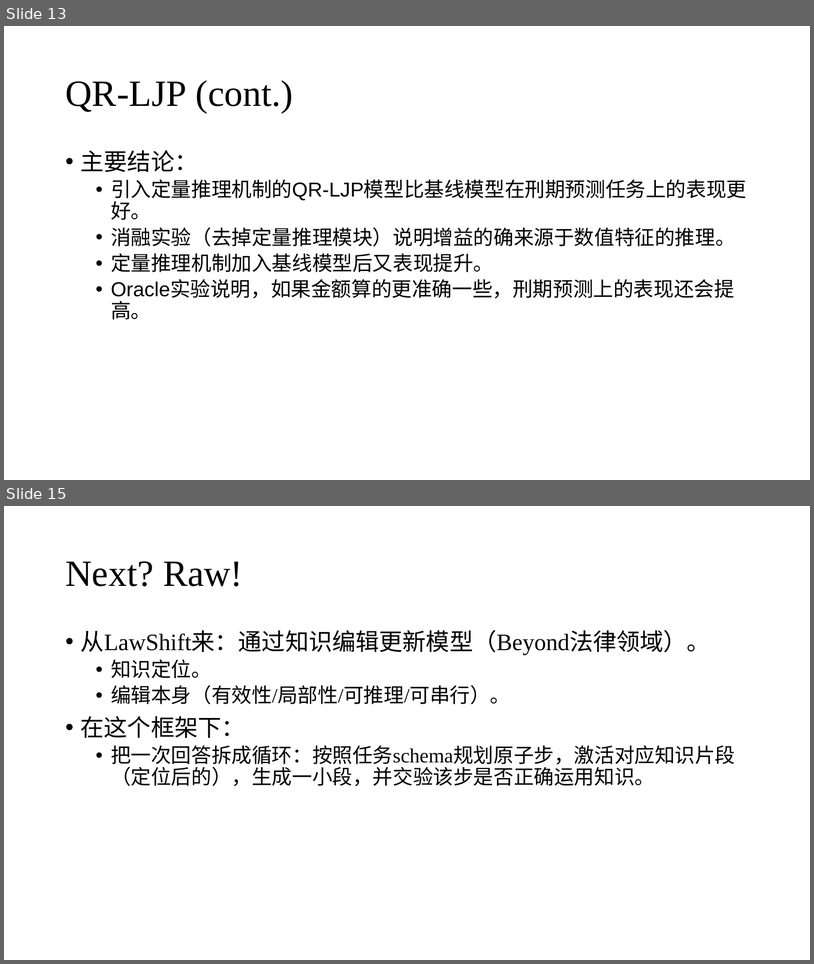
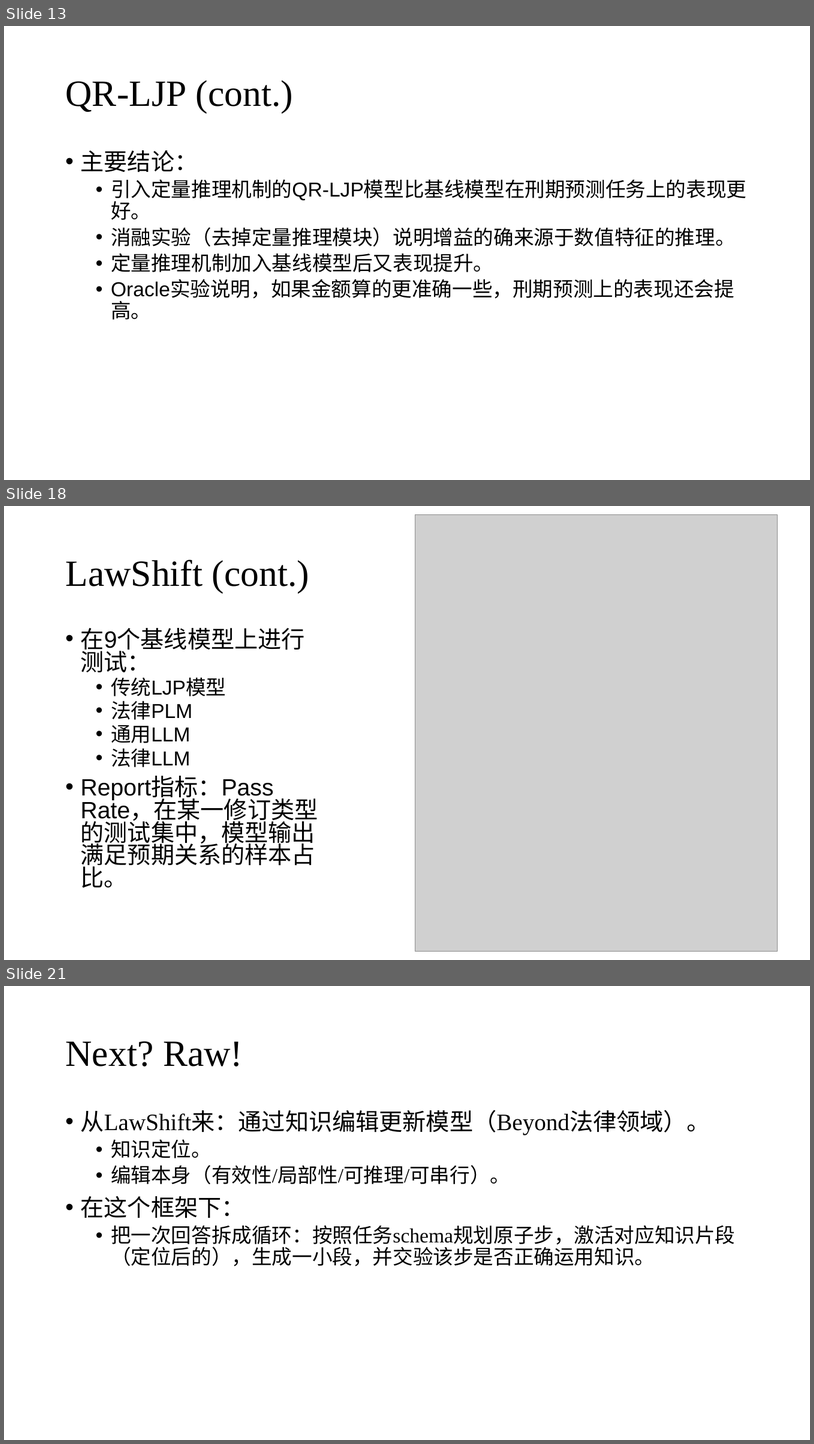
Before and after one commit to zhuohan9036/research_general_materials, a slide deck: legal_ai/20251107_intro_legal_ai_works.pptx. Shown one above the other, each under a label of ours: slides 13 and 15 before the commit, slides 13, 18 and 21 after it; the slides between them are not shown. The pictures are 814x964 and 814x1444 pixels, drawn with LibreOffice and Linux fonts; fonts in the diff are those of the drawing; grey boxes stand for pictures. Boxes give left, top, right and bottom in pixels: in the first picture for what was removed or moved away, otherwise in the second. Text is boxed around its words. In the diff, an @@ line names an element or a change of style, - is before the commit and + after.

```diff
--- a/legal_ai/20251107_intro_legal_ai_works.pptx
+++ b/legal_ai/20251107_intro_legal_ai_works.pptx
@@ slide 18 added at box(4, 506, 810, 960), background #FFFFFF @@
@@ picture added at box(416, 514, 778, 951) @@
@@ title added at box(65, 559, 309, 592), 44 pt, text #000000 @@
+LawShift (cont.)
@@ text added at box(81, 628, 318, 888), 28 pt, text #000000 @@
+• 在9个基线模型上进行测试：
+  • 传统LJP模型
+  • 法律PLM
+  • 通用LLM
+  • 法律LLM
+• Report指标：Pass Rate，在某一修订类型的测试集中，模型输出满足预期关系的样本占比。
@@ what was slide 15 is now slide 21 @@
```
Also in this commit, not shown: 1 slide changed, 5 other slides added, 1 other file.
